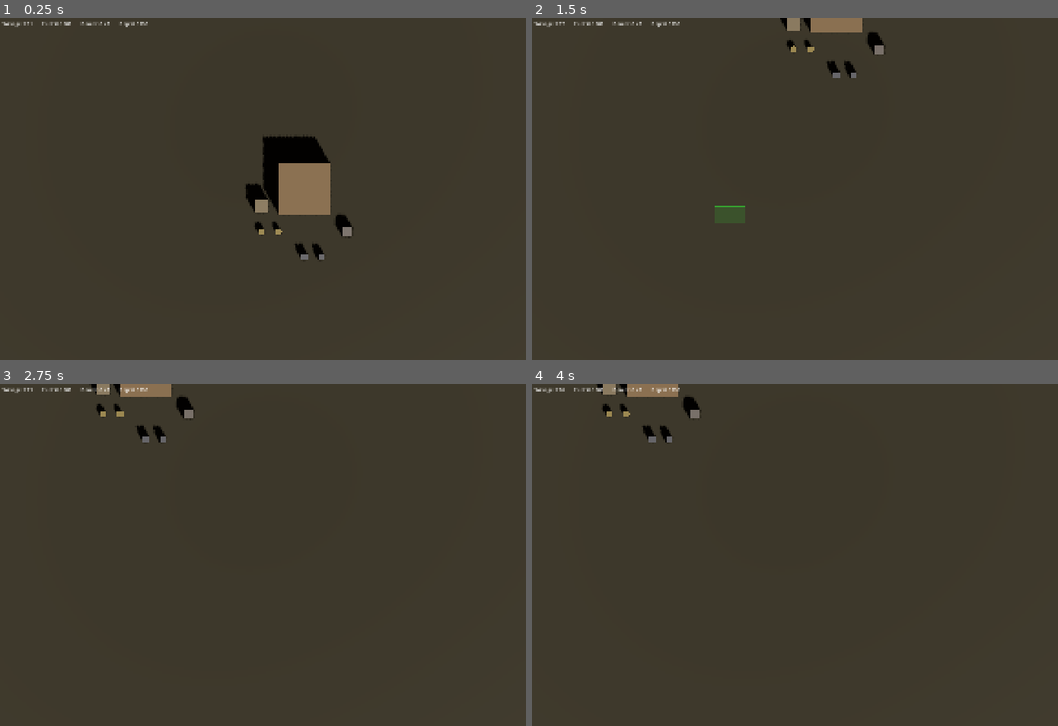
Above: before the commit, frames 1-4 (two rows, left to right).
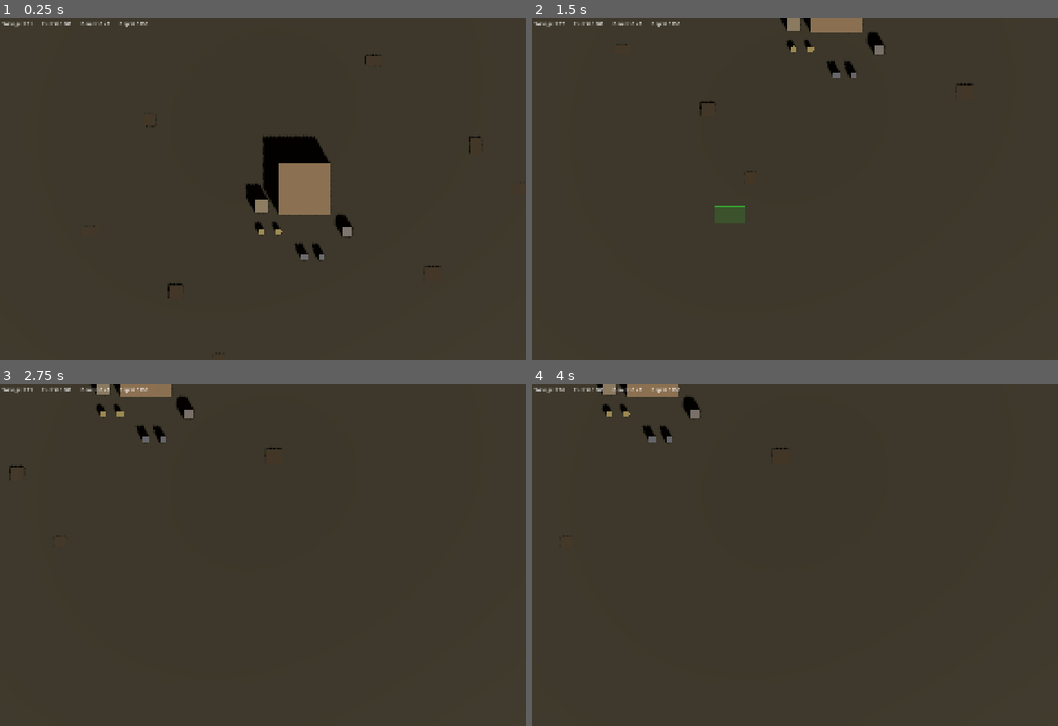
Above: after the commit, the same moments.

Repository: Alkhalim/DrossFront
Game: Godot game, scene res://scenes/test_arena.tscn
Same seed, same stepped clock (60 frames per second), same inputs: the game is played once before the commit and once after it.
Inputs (mouse positions are in pixels of both pictures, inside the frame that each line leads up to):
- Up to frame 1 (0.25 s): no input
- Up to frame 2 (1.5 s): tap Enter at 0.5 s; move the mouse to (968, 171) at 0.52 s; hold S (camera_pan_down) 0.53-1.25 s; click (968, 171) at 0.67 s; drag from (716, 206) to (805, 257) at 1.27 s
- Up to frame 3 (2.75 s): move the mouse to (362, 479) at 2.02 s; hold D (camera_pan_right) from 2.03 s (still down); click (362, 479) at 2.17 s
- Up to frame 4 (4 s): release D (camera_pan_right) at 2.75 s; drag from (805, 623) to (652, 503) at 2.77 s; move the mouse to (1021, 606) at 3.52 s; tap Q at 3.6 s; click (1021, 606) at 3.67 s

The runs differ from the first frame. In frame 1, less than 0.1% of the frame differs, in the area x 27-92%, y 10-82%; in frame 2, less than 0.1%; in frame 3, less than 0.1%; in frame 4, less than 0.1%.
Error before the commit: Invalid access to property or key 'surface_material_override' on a base object of type 'MeshInstance3D'. (res://scripts/wreck.gd:30)

Commit message:
Rename salvage_yard_building.gd to match class_name SalvageYardComponent
Co-Authored-By: Claude Opus 4.6 (1M context) <noreply@anthropic.com>

Diff:
--- a/scripts/salvage_worker.gd
+++ b/scripts/salvage_worker.gd
@@ -35,7 +35,7 @@
 	mat.emission_enabled = true
 	mat.emission = Color(0.5, 0.45, 0.2)
 	mat.emission_energy_multiplier = 0.5
-	mesh.surface_material_override[0] = mat
+	mesh.set_surface_override_material(0, mat)
 	add_child(mesh)
 
 	var col := CollisionShape3D.new()
--- a/scripts/wreck.gd
+++ b/scripts/wreck.gd
@@ -27,7 +27,7 @@
 	var mat := StandardMaterial3D.new()
 	mat.albedo_color = Color(0.2, 0.18, 0.15)
 	mat.roughness = 1.0
-	mesh.surface_material_override[0] = mat
+	mesh.set_surface_override_material(0, mat)
 
 	add_child(mesh)
 
Not shown, changed: .claude/settings.local.json
Renamed: scripts/salvage_yard_building.gd -> scripts/salvage_yard_component.gd
Renamed: scripts/salvage_yard_building.gd.uid -> scripts/salvage_yard_component.gd.uid
